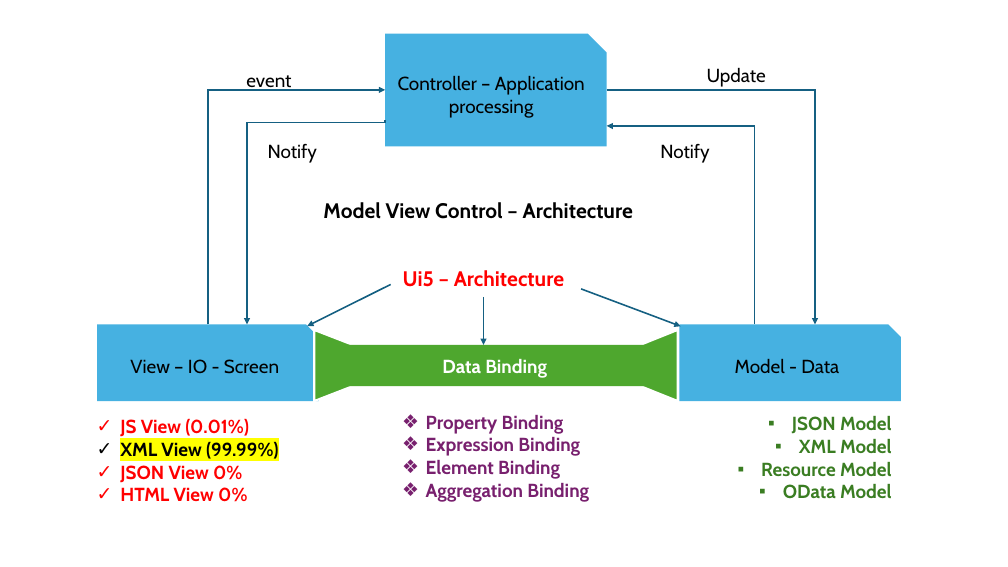
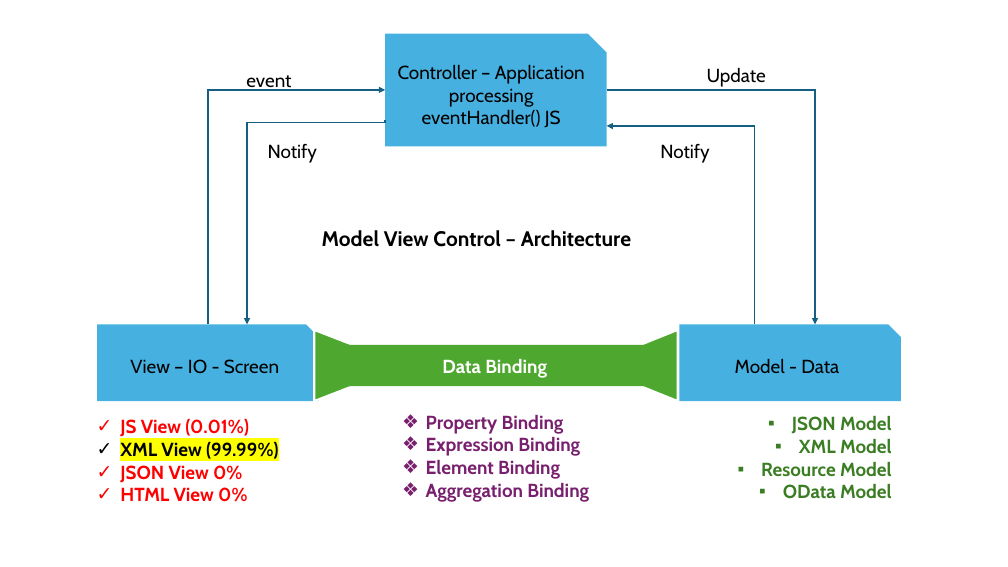
Before and after one commit to Octavius-Dante/Arthelais, a slide deck: slide 2 of ex_8/Sap ui5 control hierarchy.pptx. Drawn at 1008x567 pixels with LibreOffice and Linux fonts; fonts in the diff are those of the drawing. Boxes give left, top, right and bottom in pixels: in the first picture for what was removed or moved away, otherwise in the second. Text is boxed around its words. In the diff, an @@ line names an element or a change of style, - is before the commit and + after.

```diff
--- a/ex_8/Sap ui5 control hierarchy.pptx
+++ b/ex_8/Sap ui5 control hierarchy.pptx
@@ text in snip rect at (x1=422, y1=110, x2=561, y2=128): paragraph added @@
+eventHandler() JS
@@ text "Model View Control – Architecture" moved from (x1=323, y1=202, x2=633, y2=219) to (x1=322, y1=230, x2=631, y2=247) @@
@@ group removed at (x1=307, y1=270, x2=681, y2=345): 3 arrows, 1 text @@
-Ui5 – Architecture
```
Also in this commit, not shown: 1 other file.
